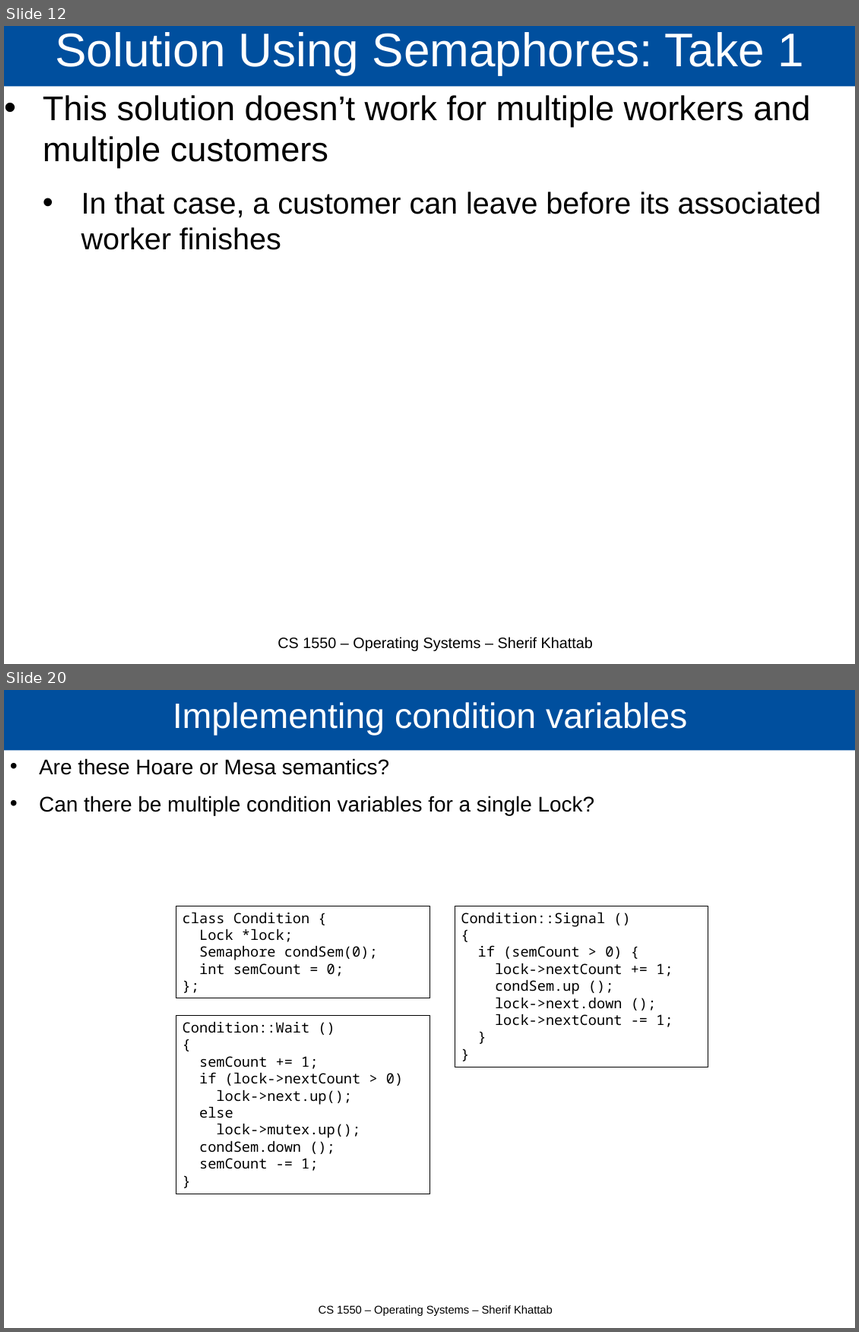
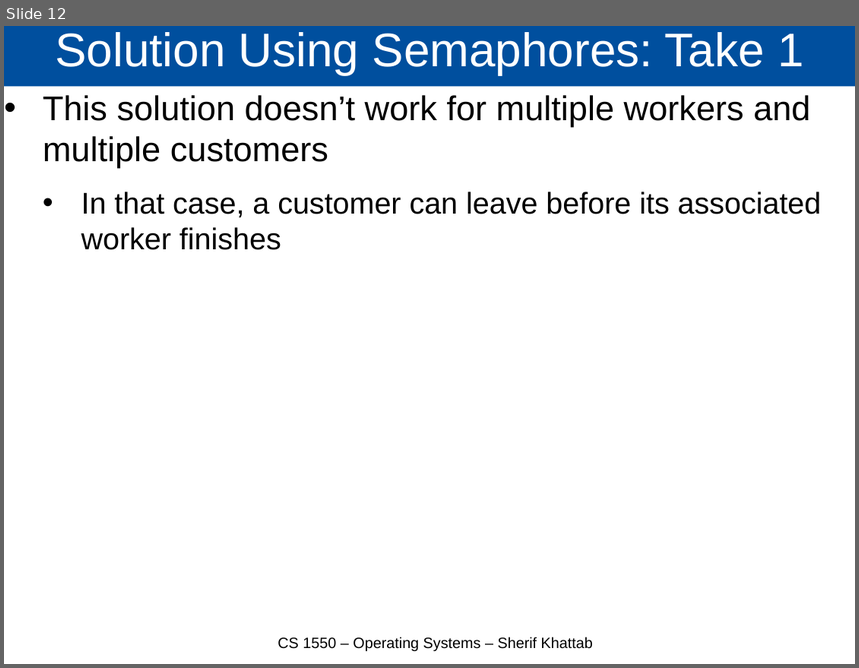
Before and after one commit to cs1550-2244/cs1550-code-handouts, a slide deck: DraftSlides/Lecture10.pptx. Shown one above the other, each under a label of ours: slides 12 and 20 before the commit, slide 12 after it; the slides between them are not shown. The pictures are 859x1332 and 859x668 pixels, drawn with LibreOffice and Linux fonts; fonts in the diff are those of the drawing. Boxes give left, top, right and bottom in pixels: in the first picture for what was removed or moved away, otherwise in the second. Text is boxed around its words. In the diff, an @@ line names an element or a change of style, - is before the commit and + after.

```diff
--- a/DraftSlides/Lecture10.pptx
+++ b/DraftSlides/Lecture10.pptx
@@ slide 20 removed at <box>4,690,855,1328</box>, background #FFFFFF @@
@@ title removed at <box>4,690,855,751</box> @@
-Implementing condition variables
@@ text removed at <box>39,758,595,815</box> @@
-• Are these Hoare or Mesa semantics?
-• Can there be multiple condition variables for a single Lock?
@@ rectangle removed at <box>177,907,430,999</box> @@
-class Condition {
-Lock *lock;
-Semaphore condSem(0);
-int semCount = 0;
-};
@@ rectangle removed at <box>455,907,709,1067</box> @@
-Condition::Signal ()
-{
-if (semCount > 0) {
-lock->nextCount += 1;
-condSem.up ();
-lock->next.down ();
-lock->nextCount -= 1;
-}
-}
@@ rectangle removed at <box>177,1016,430,1195</box> @@
-Condition::Wait ()
-{
-semCount += 1;
-if (lock->nextCount > 0)
-lock->next.up();
-else
-lock->mutex.up();
-condSem.down ();
-semCount -= 1;
-}
@@ text removed at <box>319,1306,553,1316</box> @@
-CS 1550 – Operating Systems – Sherif Khattab
```
Also in this commit, not shown: 11 other slides removed, 2 other files.
